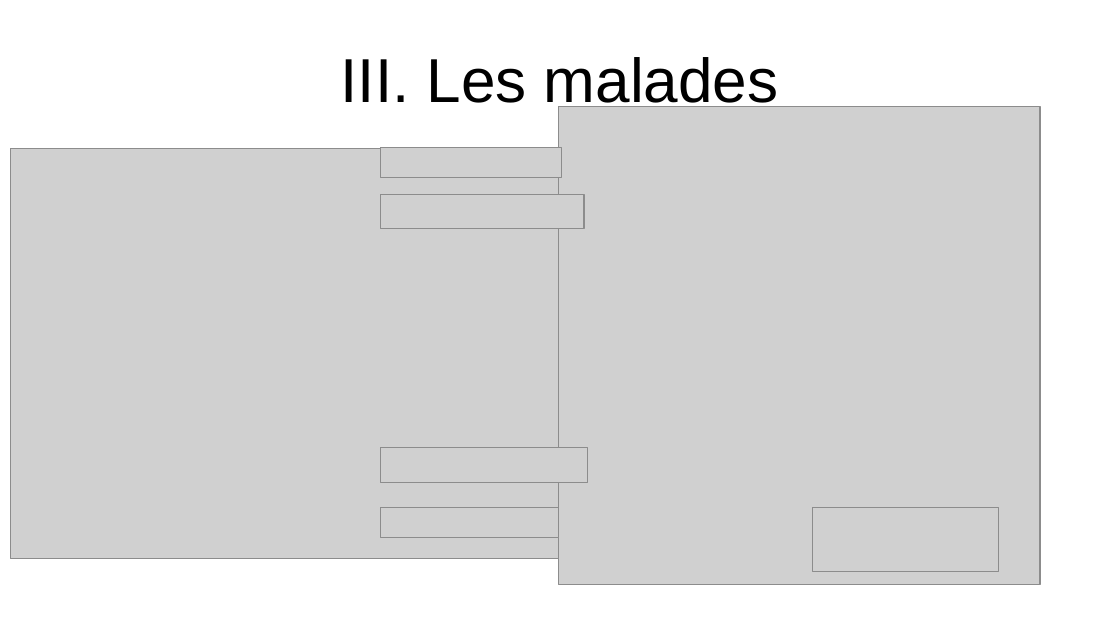
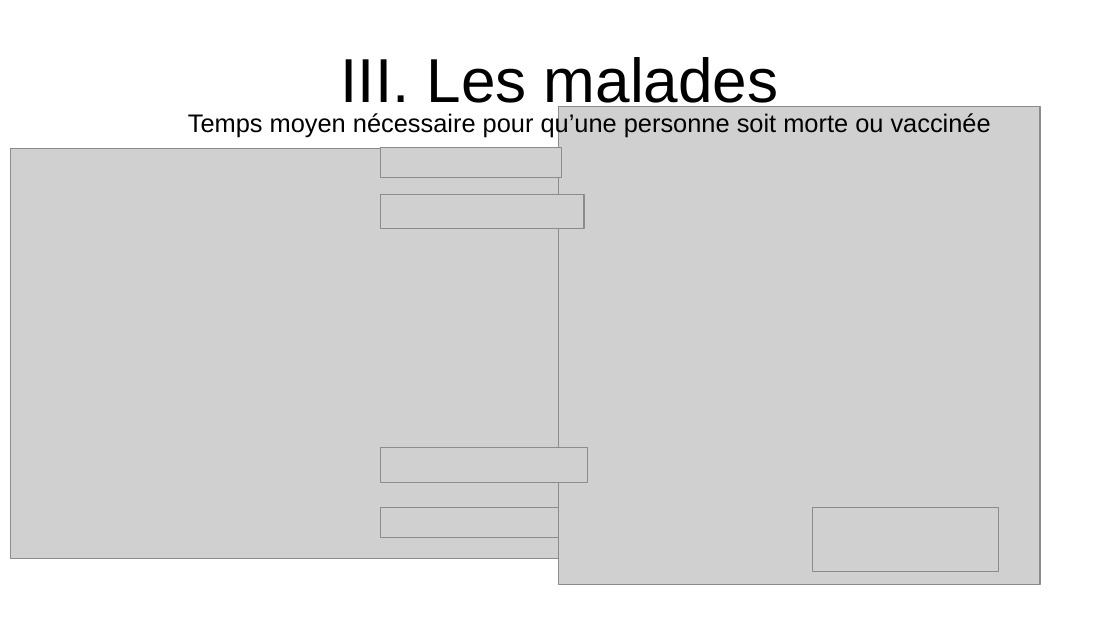
Before and after one commit to WIDEROZ/ESISAR-3A, a slide deck: slide 16 of Mathématiques/Oral/TP2_123 5min.odp (slide 20 before the commit). Drawn at 1120x630 pixels with LibreOffice and Linux fonts; fonts in the diff are those of the drawing; grey boxes stand for pictures. Boxes give left, top, right and bottom in pixels: in the first picture for what was removed or moved away, otherwise in the second. Text is boxed around its words. In the diff, an @@ line names an element or a change of style, - is before the commit and + after.

```diff
--- a/Mathématiques/Oral/TP2_123 5min.odp
+++ b/Mathématiques/Oral/TP2_123 5min.odp
@@ text added at [188,111,991,137], 18 pt, text #000000 @@
+Temps moyen nécessaire pour qu’une personne soit morte ou vaccinée
```
Also in this commit, not shown: 5 other slides changed, 4 slides removed, 3 other files.
